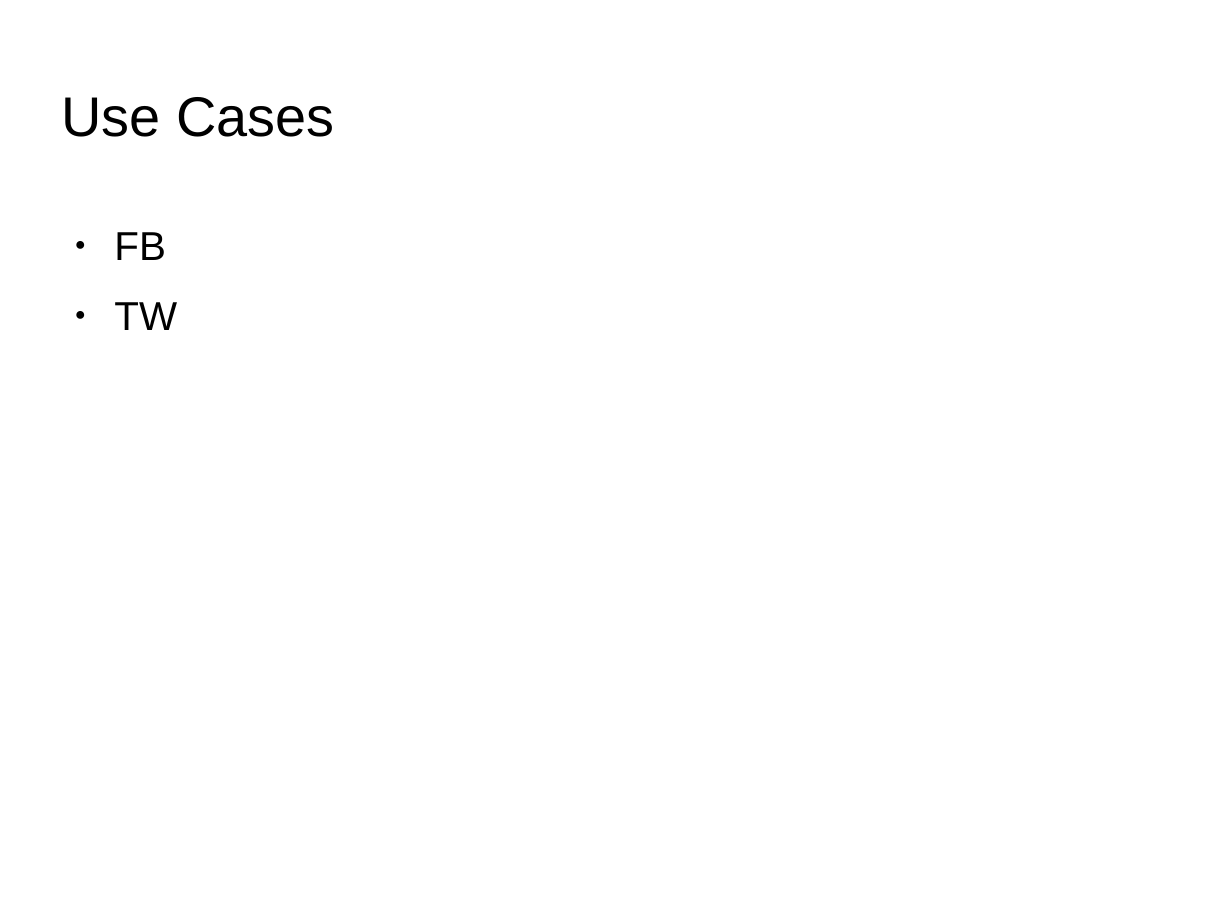
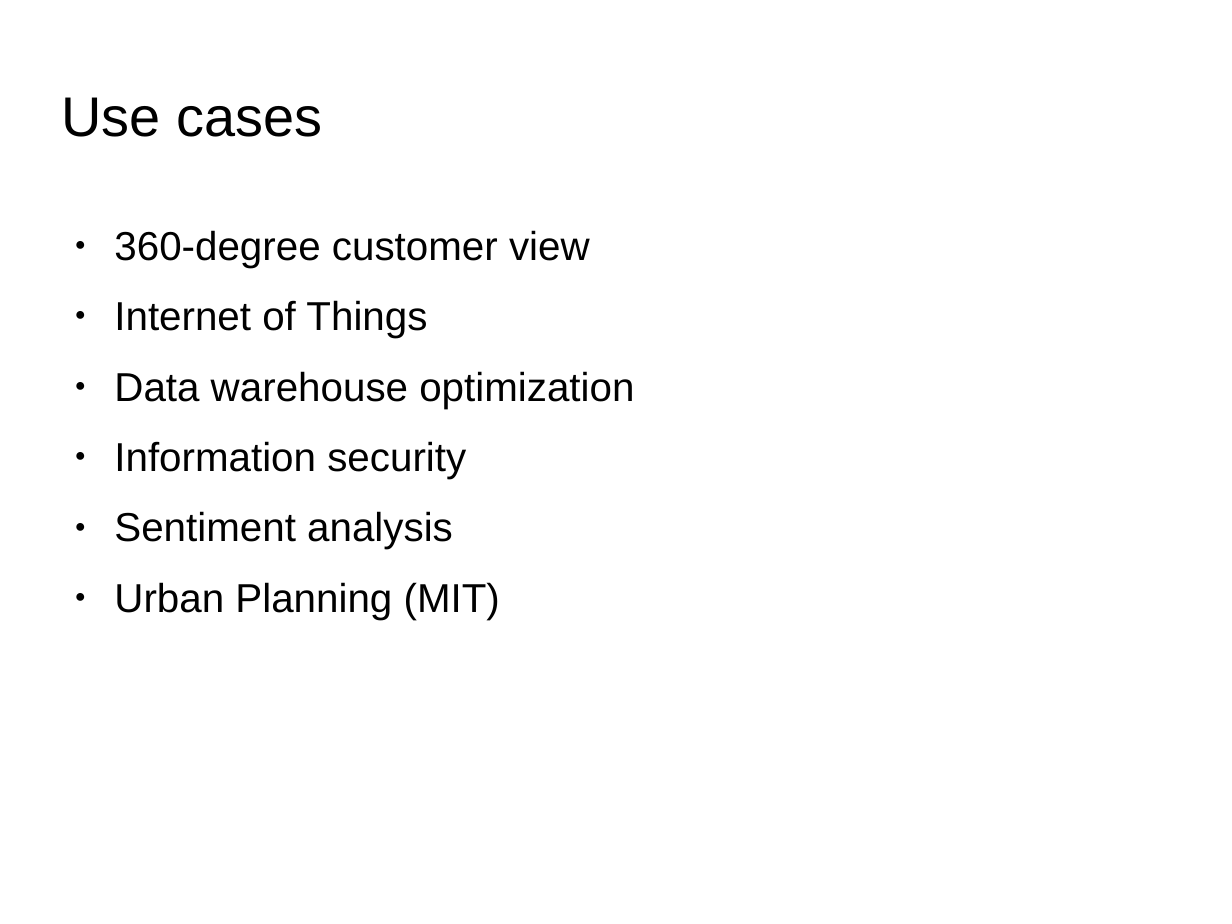
Before and after one commit to qiozas/Documents, a slide deck: slide 5 of fosscomm-2016/Big Data Streaming - FOSSCOMM 2016.odp. Drawn at 1232x924 pixels with LibreOffice and Linux fonts; fonts in the diff are those of the drawing; background and template pictures are left out. Boxes give left, top, right and bottom in pixels: in the first picture for what was removed or moved away, otherwise in the second. Text is boxed around its words. In the diff, an @@ line names an element or a change of style, - is before the commit and + after.

```diff
--- a/fosscomm-2016/Big Data Streaming - FOSSCOMM 2016.odp
+++ b/fosscomm-2016/Big Data Streaming - FOSSCOMM 2016.odp
@@ title at (62, 97, 322, 137): text changed @@
-Use Cases
+Use cases
@@ text at (114, 230, 634, 620): text changed @@
-● FB
-● TW
+● 360-degree customer view
+● Internet of Things
+● Data warehouse optimization
+● Information security
+● Sentiment analysis
+● Urban Planning (MIT)
```
Also in this commit, not shown: 10 other slides changed, 1 slide added.
